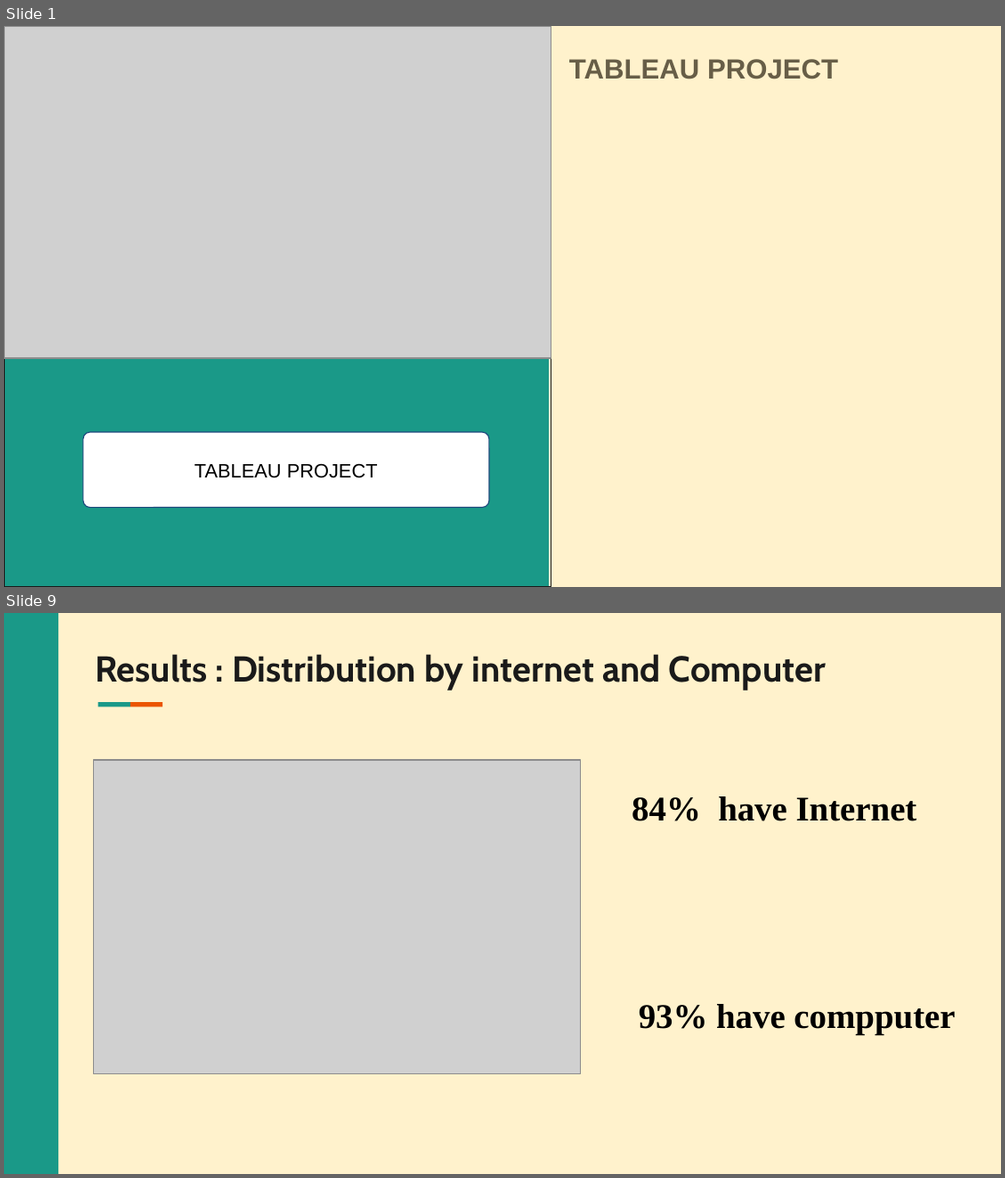
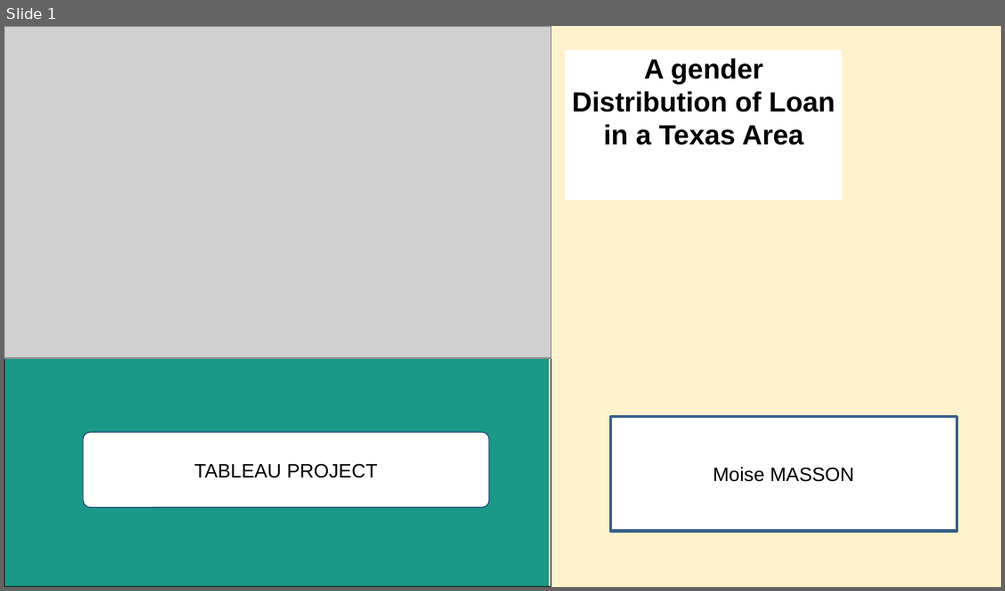
Before and after one commit to Ben-Judas/Tableau-Project, a slide deck: Project Tableau.pptx. Shown one above the other, each under a label of ours: slides 1 and 9 before the commit, slide 1 after it; the slides between them are not shown. The pictures are 1005x1178 and 1005x591 pixels, drawn with LibreOffice and Linux fonts; fonts in the diff are those of the drawing; grey boxes stand for pictures; background and template pictures are left out. Boxes give left, top, right and bottom in pixels: in the first picture for what was removed or moved away, otherwise in the second. Text is boxed around its words. In the diff, an @@ line names an element or a change of style, - is before the commit and + after.

```diff
--- a/Project Tableau.pptx
+++ b/Project Tableau.pptx
@@ slide 9 removed at <box>4,613,1001,1174</box>, background #FFF2CC @@
@@ freeform shape removed at <box>4,613,59,1173</box> @@
@@ title removed at <box>95,654,825,690</box> @@
-Results : Distribution by internet and Computer
@@ freeform shape removed at <box>97,702,129,706</box> @@
@@ freeform shape removed at <box>130,702,162,706</box> @@
@@ picture removed at <box>94,760,580,1073</box> @@
@@ text removed at <box>631,796,955,1035</box> @@
-84% have Internet
-93% have compputer
@@ slide 1 changed as well @@
@@ rectangle added at <box>566,50,842,200</box>, fill #FFFFFF, 20 pt, text #000000, bold @@
+A gender Distribution of Loan in a Texas Area
@@ text removed at <box>569,59,838,79</box> @@
-TABLEAU PROJECT
@@ rectangle added at <box>611,416,957,531</box>, fill #FFFFFF, outline #3A5F8C 2 pt, 14 pt, text #000000 @@
+Moise MASSON
```
Also in this commit, not shown: 1 other slide changed, 4 slides added, 11 other slides removed.
